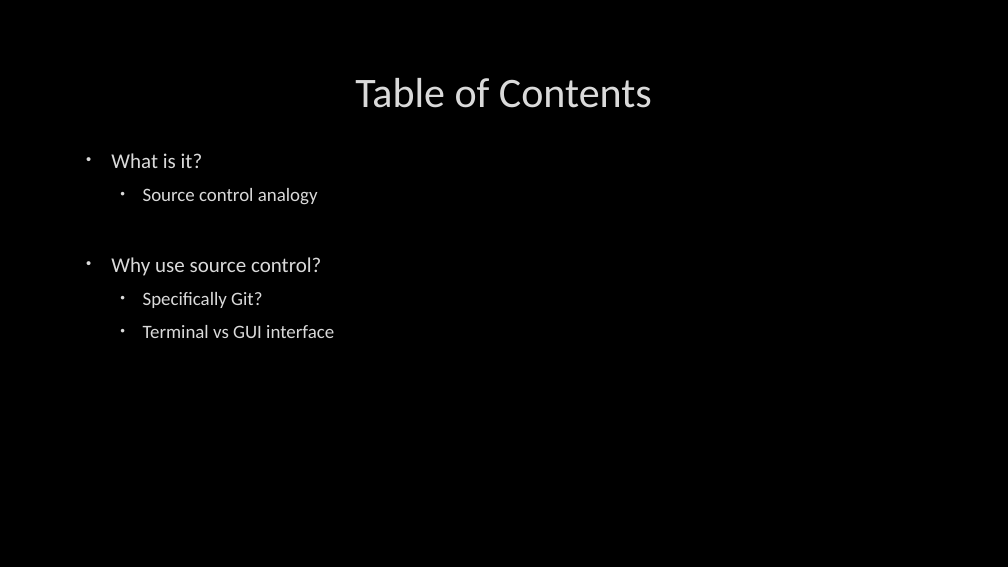
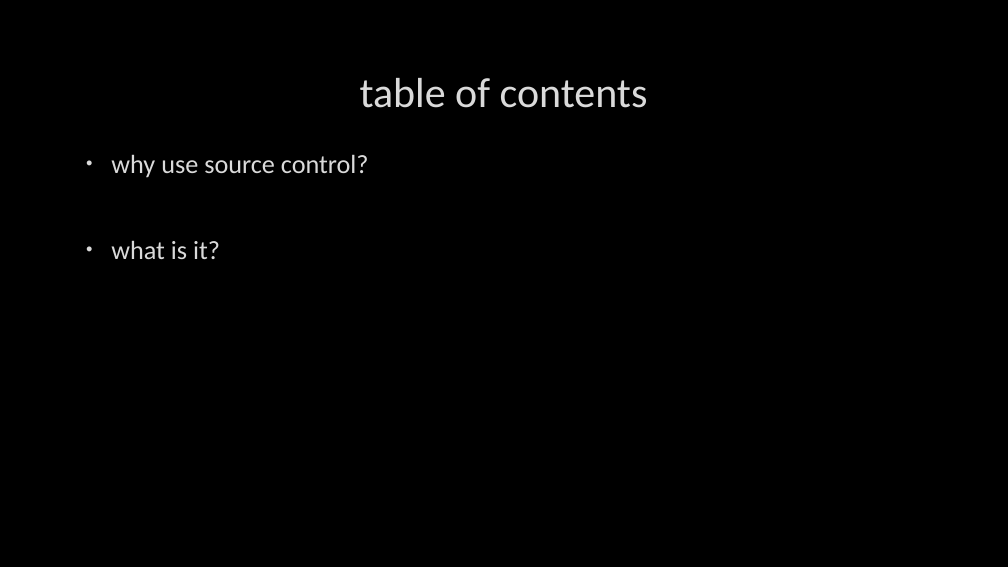
Before and after one commit to mcgurgu/presentations, a slide deck: slide 2 of ms-interview-presentation/git-ms-interview.pptx. Drawn at 1008x567 pixels with LibreOffice and Linux fonts; fonts in the diff are those of the drawing; background and template pictures are left out. Boxes give left, top, right and bottom in pixels: in the first picture for what was removed or moved away, otherwise in the second. Text is boxed around its words. In the diff, an @@ line names an element or a change of style, - is before the commit and + after.

```diff
--- a/ms-interview-presentation/git-ms-interview.pptx
+++ b/ms-interview-presentation/git-ms-interview.pptx
@@ title at [360, 78, 648, 108]: text changed @@
-Table of Contents
+table of contents
@@ text at [111, 154, 369, 259]: text changed; size 18 to 25 pt @@
-• What is it?
-  • Source control analogy
-• Why use source control?
-  • Specifically Git?
-  • Terminal vs GUI interface
+• why use source control?
+• what is it?
```
Also in this commit, not shown: 35 other slides changed, 18 slides added, 11 slides removed, 2 other files.
